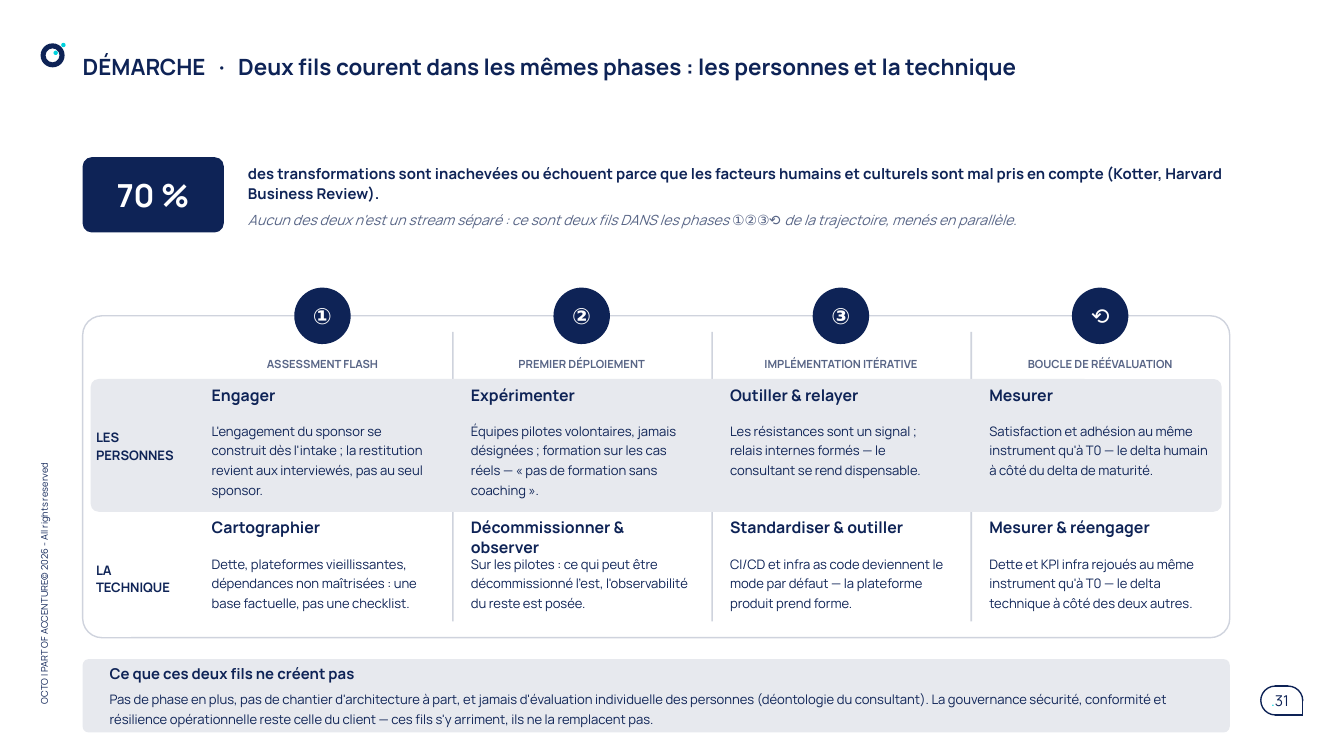
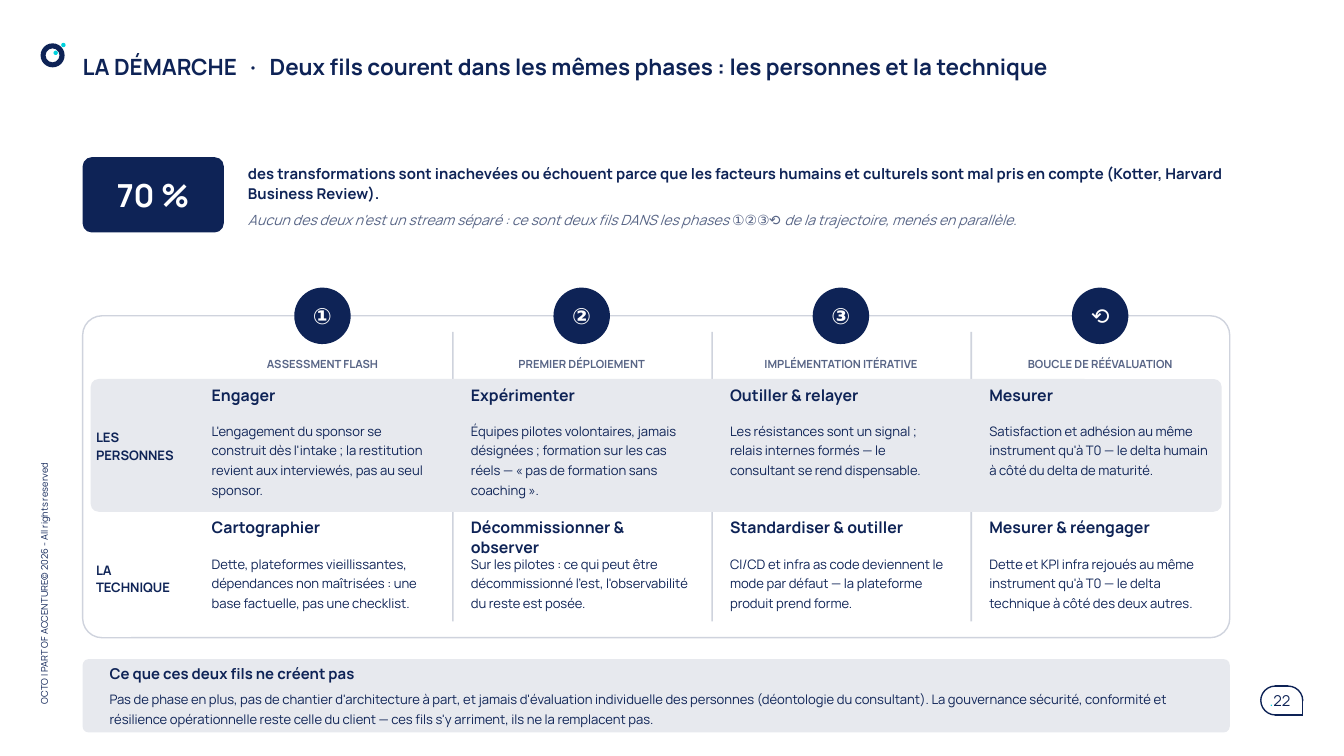
Before and after one commit to claudecamus-dot/Vscode3, a slide deck: slide 22 of docs/cadrage-ppt/bmad-iap-cadrage-synthese.pptx (slide 31 before the commit). Drawn at 1344x756 pixels with LibreOffice and Linux fonts; fonts in the diff are those of the drawing. Boxes give left, top, right and bottom in pixels: in the first picture for what was removed or moved away, otherwise in the second. Text is boxed around its words. In the diff, an @@ line names an element or a change of style, - is before the commit and + after.

```diff
--- a/docs/cadrage-ppt/bmad-iap-cadrage-synthese.pptx
+++ b/docs/cadrage-ppt/bmad-iap-cadrage-synthese.pptx
@@ title at (83,55,1048,81): text changed @@
-DÉMARCHE · Deux fils courent dans les mêmes phases : les personnes et la technique
+LA DÉMARCHE · Deux fils courent dans les mêmes phases : les personnes et la technique
@@ page number at (1270,695,1291,706): text changed @@
-.31
+.22
```
Also in this commit, not shown: 23 other slides changed, 8 slides added, 15 slides removed, 2 other files.
